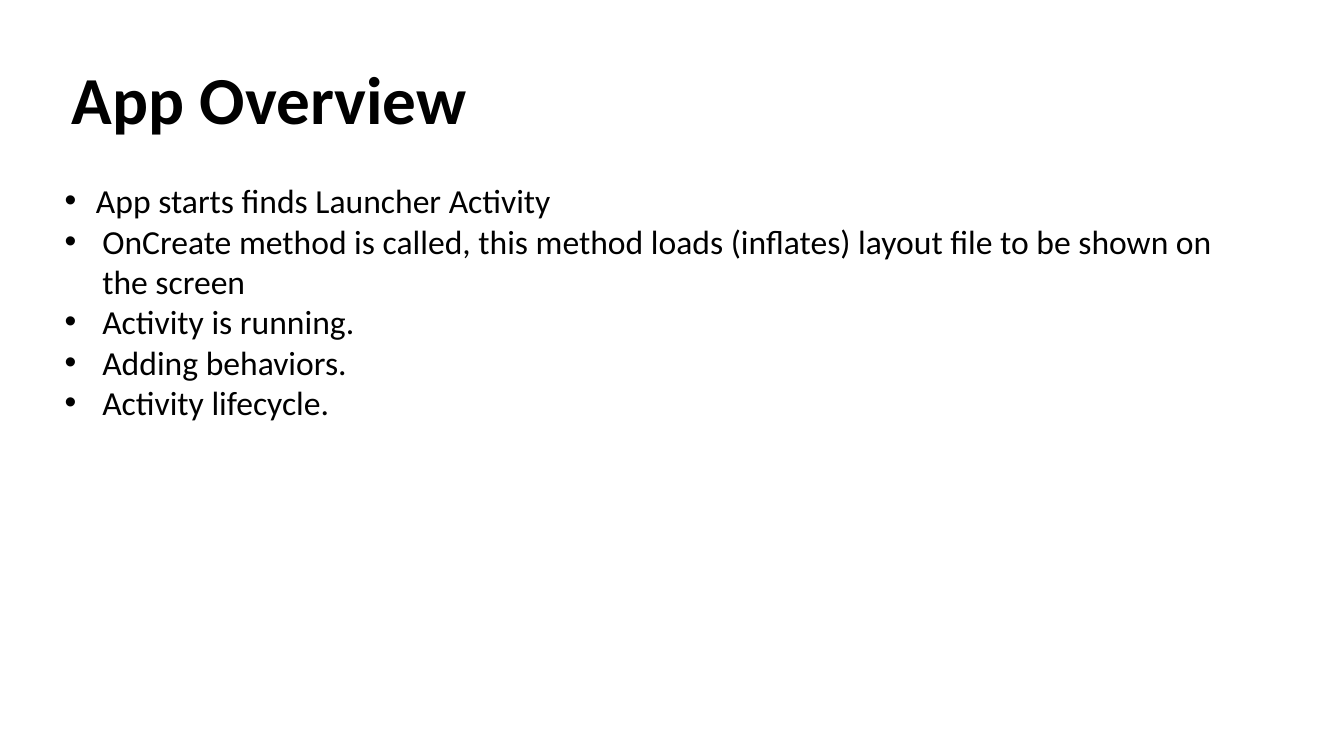
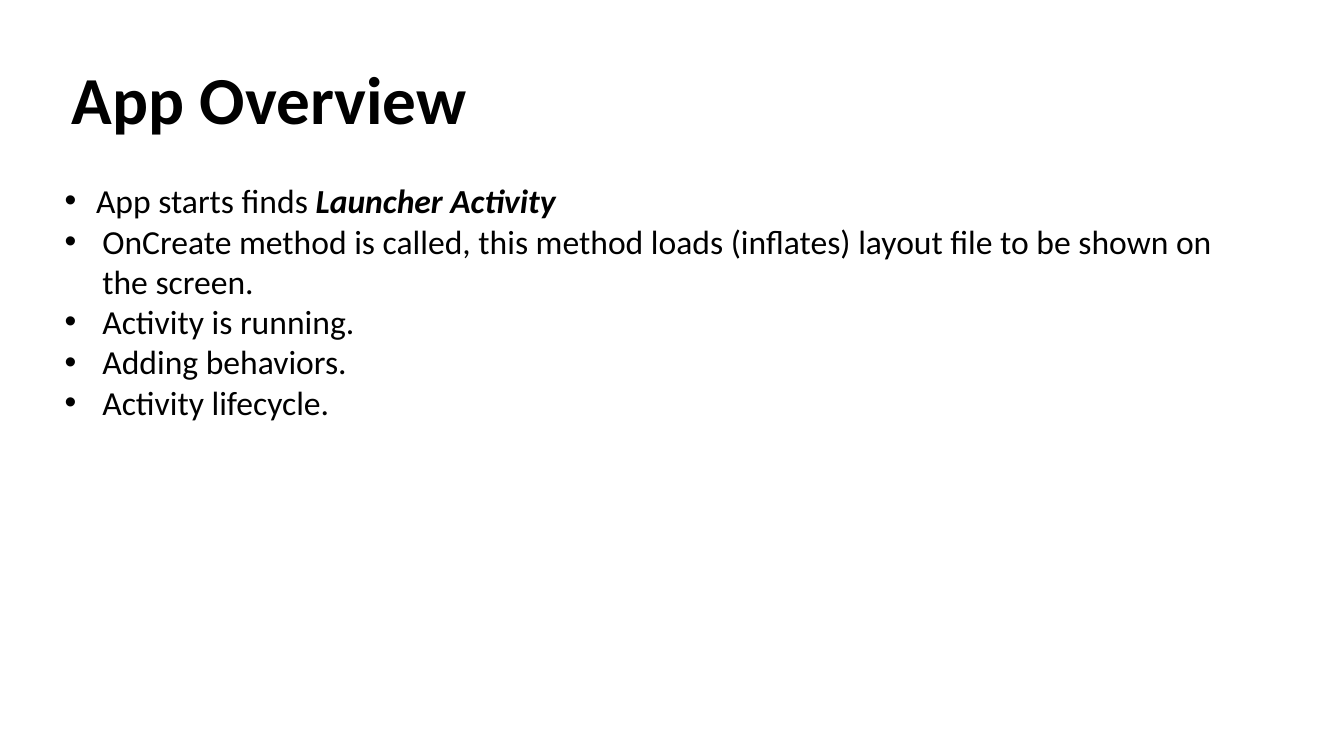
Before and after one commit to talhahasanzia/Android-Workshop, a slide deck: slide 9 of Presentation.pptx (slide 10 before the commit). Drawn at 1344x756 pixels with LibreOffice and Linux fonts; fonts in the diff are those of the drawing. Boxes give left, top, right and bottom in pixels: in the first picture for what was removed or moved away, otherwise in the second. Text is boxed around its words. In the diff, an @@ line names an element or a change of style, - is before the commit and + after.

```diff
--- a/Presentation.pptx
+++ b/Presentation.pptx
@@ text at (96, 189, 555, 219): bold on, italic on in "Launcher Activity" @@
@@ text at (102, 229, 1211, 295): text changed @@
-• OnCreate method is called, this method loads (inflates) layout file to be shown on the screen
+• OnCreate method is called, this method loads (inflates) layout file to be shown on the screen.
```
Also in this commit, not shown: 6 other slides changed, 1 slide removed, 1 other file.
